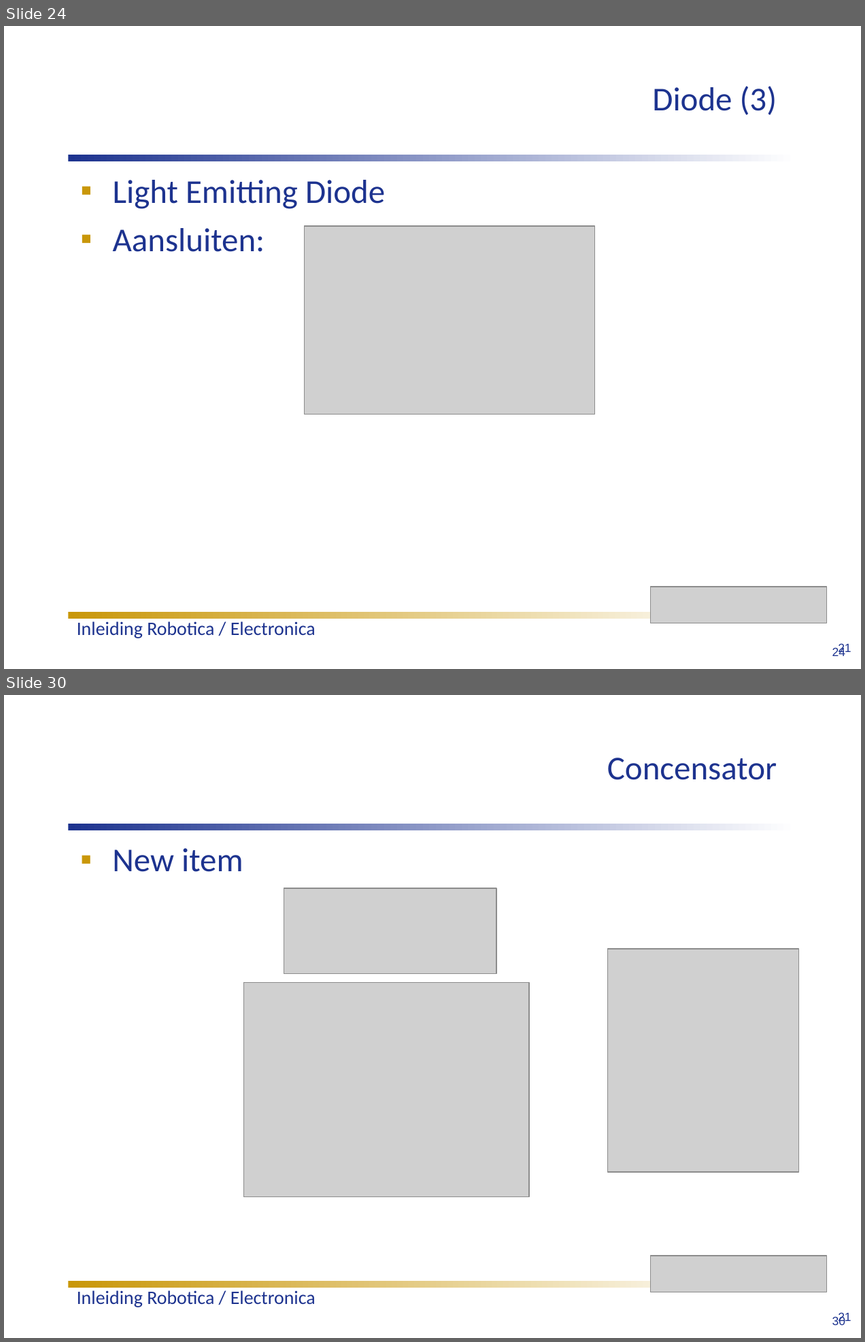
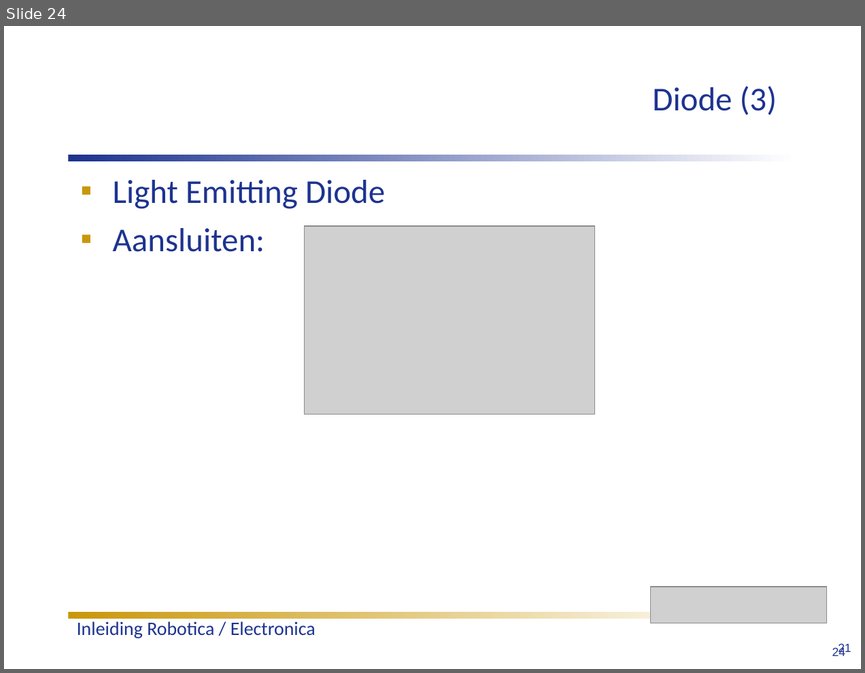
Before and after one commit to humiq/Greendevelopment, a slide deck: trunk/documents/Colleges/ISIROB College 1.ppt. Shown one above the other, each under a label of ours: slides 24 and 30 before the commit, slide 24 after it; the slides between them are not shown. The pictures are 865x1342 and 865x673 pixels, drawn with LibreOffice and Linux fonts; fonts in the diff are those of the drawing; grey boxes stand for pictures. Boxes give left, top, right and bottom in pixels: in the first picture for what was removed or moved away, otherwise in the second. Text is boxed around its words. In the diff, an @@ line names an element or a change of style, - is before the commit and + after.

```diff
--- a/trunk/documents/Colleges/ISIROB College 1.ppt
+++ b/trunk/documents/Colleges/ISIROB College 1.ppt
@@ slide 30 removed at <box>4,695,861,1338</box>, background #FFFFFF @@
@@ title removed at <box>607,758,776,780</box> @@
-Concensator
@@ rectangle removed at <box>68,824,797,830</box> @@
@@ text removed at <box>112,848,243,872</box> @@
-▪ New item
@@ picture removed at <box>284,888,496,974</box> @@
@@ picture removed at <box>608,949,799,1172</box> @@
@@ picture removed at <box>244,983,529,1197</box> @@
@@ picture removed at <box>650,1255,827,1292</box> @@
@@ rectangle removed at <box>68,1280,753,1287</box> @@
@@ text removed at <box>77,1290,315,1307</box> @@
-Inleiding Robotica / Electronica
@@ page number removed at <box>832,1316,845,1325</box> @@
-30
@@ text removed at <box>838,1312,851,1324</box> @@
-21
```
Also in this commit, not shown: 3 slides changed, 3 other slides removed, 2 other files.
